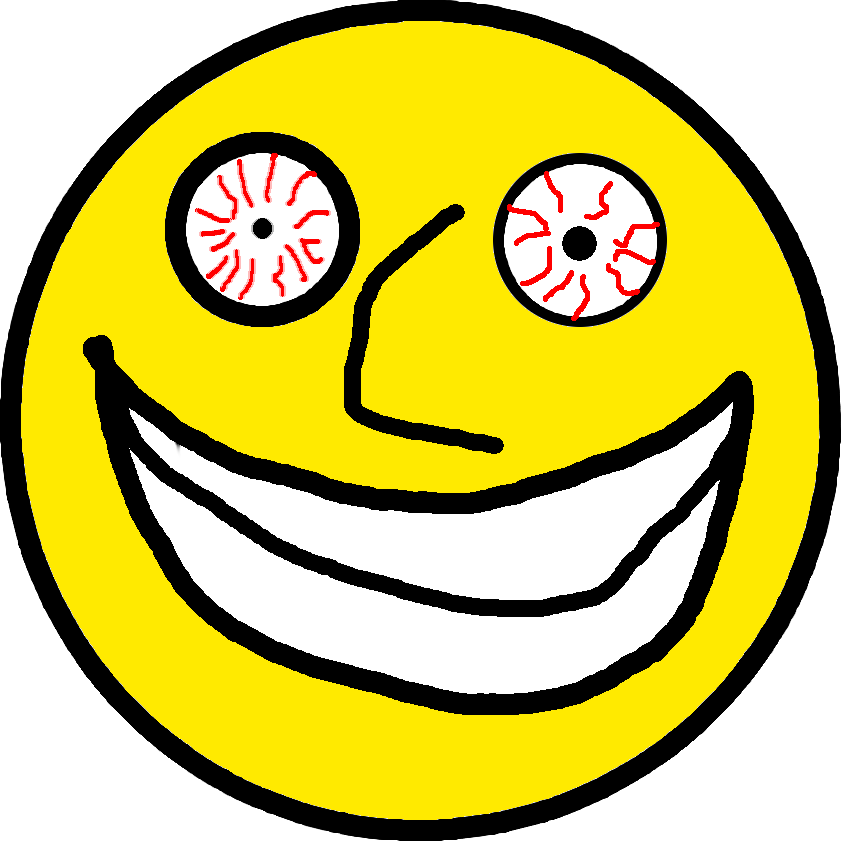
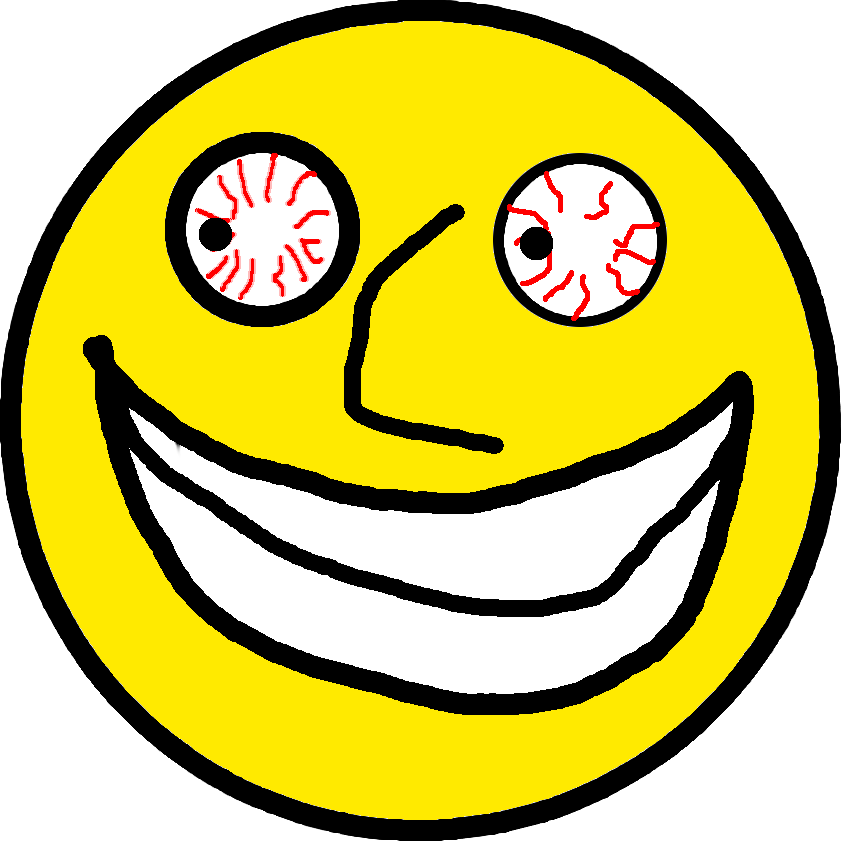
The second w=841, h=841 image is a revision of the first. Changes to its layers:
painted on "Dottima" over [199, 218, 597, 261]
